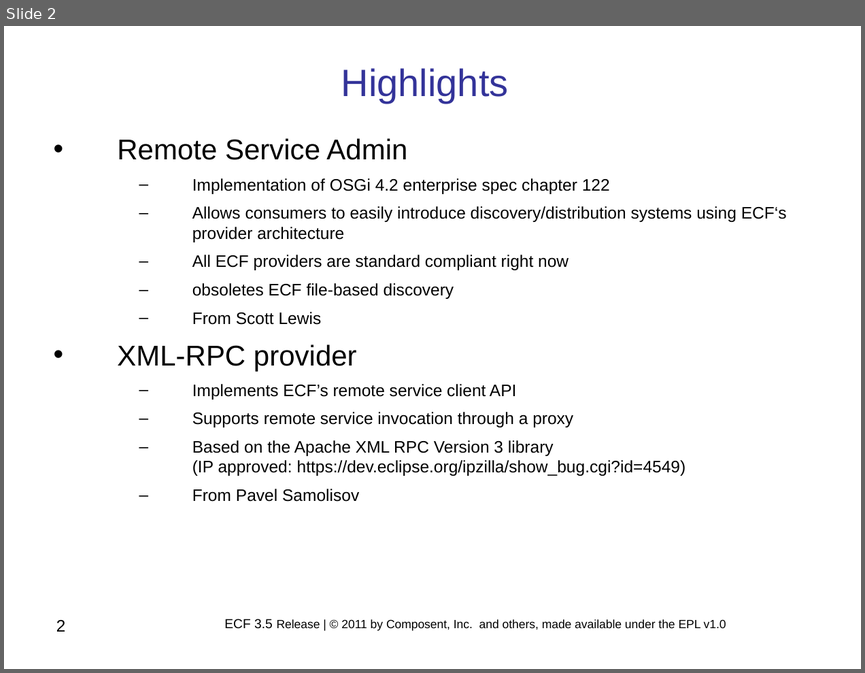
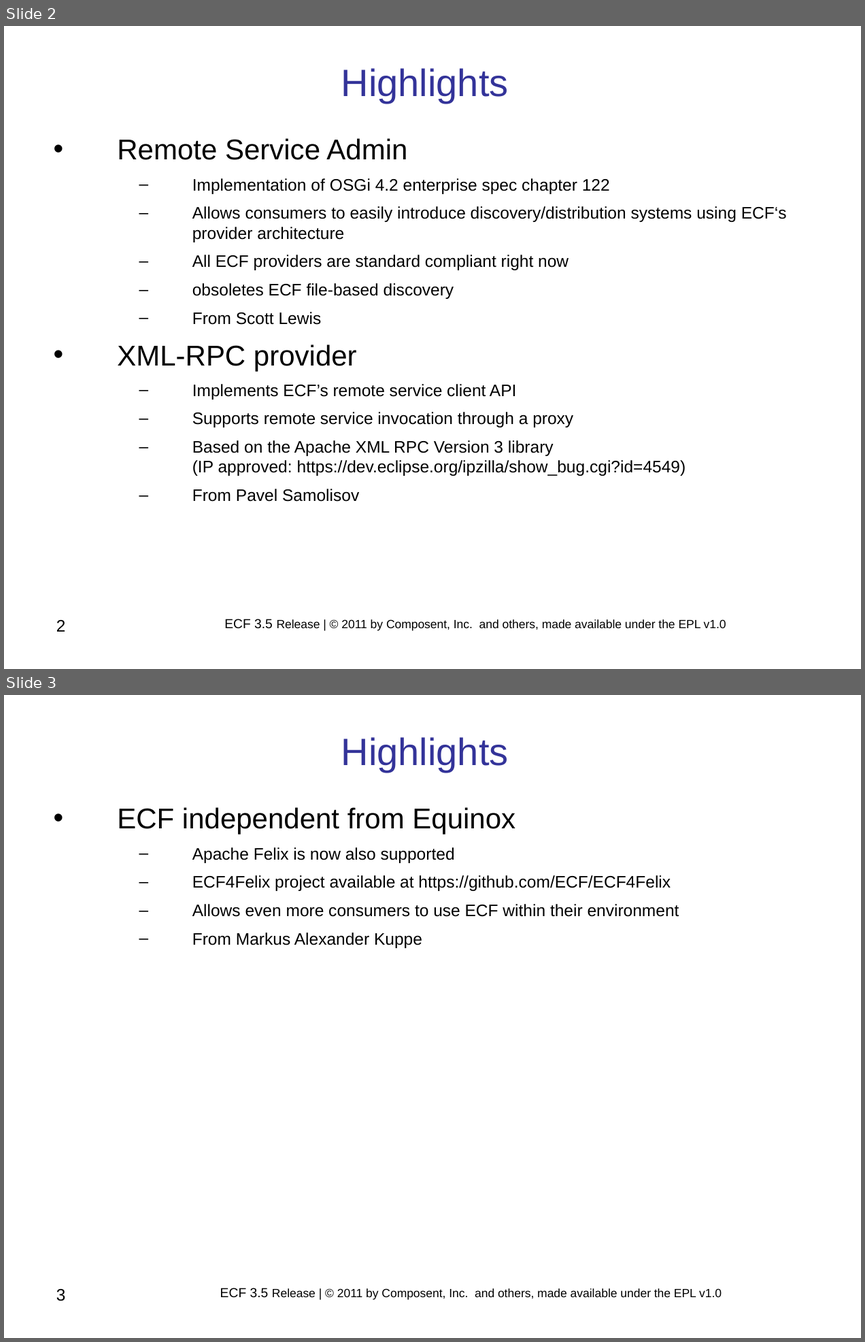
Before and after one commit to eclipse/ecf-website, a slide deck: reviews/ECF_Project_3.5_Release_Review.ppt. Shown one above the other, each under a label of ours: slide 2 before the commit, slides 2 and 3 after it. The pictures are 865x673 and 865x1342 pixels, drawn with LibreOffice and Linux fonts; fonts in the diff are those of the drawing; background and template pictures are left out. Boxes give left, top, right and bottom in pixels: in the first picture for what was removed or moved away, otherwise in the second. Text is boxed around its words. In the diff, an @@ line names an element or a change of style, - is before the commit and + after.

Commit message:
updated ECF 3.5 Release Review

```diff
--- a/reviews/ECF_Project_3.5_Release_Review.ppt
+++ b/reviews/ECF_Project_3.5_Release_Review.ppt
@@ slide 3 added at bbox=[4, 695, 861, 1338], background #FFFFFF @@
@@ title added at bbox=[341, 737, 509, 773], 32 pt, text #333399 @@
+Highlights
@@ text added at bbox=[117, 807, 679, 948], 14 pt, text #000000 @@
+• ECF independent from Equinox
+  – Apache Felix is now also supported
+  – ECF4Felix project available at https://github.com/ECF/ECF4Felix
+  – Allows even more consumers to use ECF within their environment
+  – From Markus Alexander Kuppe
@@ page number added at bbox=[56, 1289, 66, 1301], 14 pt, text #000000 @@
+3
@@ text added at bbox=[220, 1287, 721, 1300], 10 pt, text #000000 @@
+ECF 3.5 Release | © 2011 by Composent, Inc. and others, made available under the EPL v1.0
```
Also in this commit, not shown: 4 slides changed.
